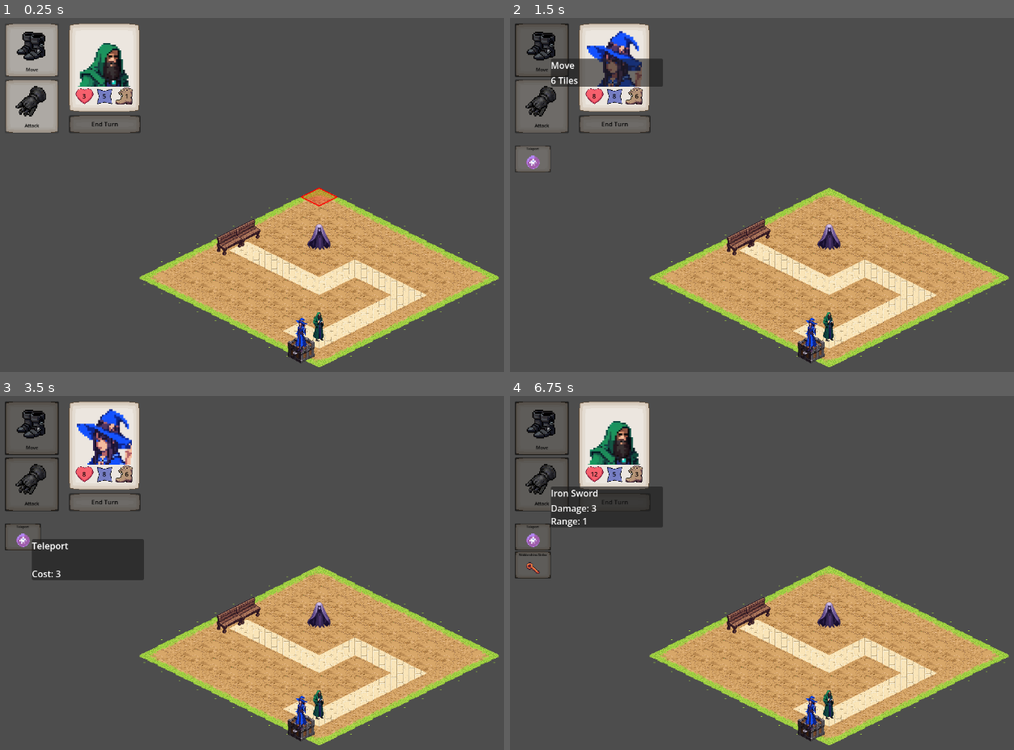
Above: before the commit, frames 1-4 (two rows, left to right).
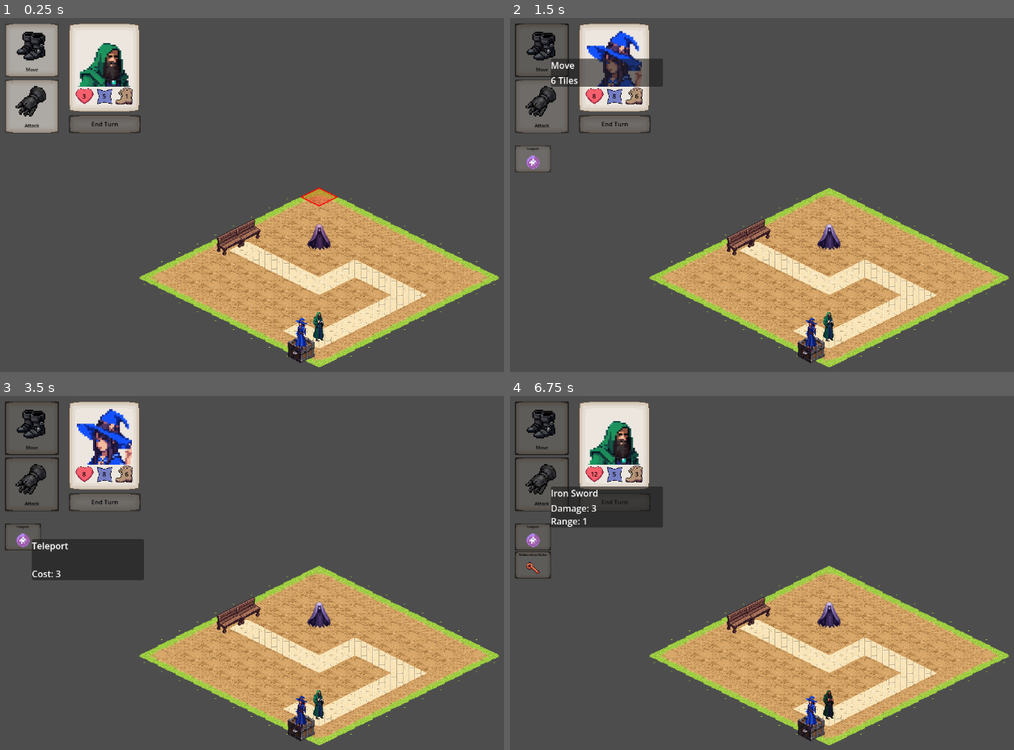
Above: after the commit, the same moments.

Repository: thesackofeyes/Spooks
Game: Godot game, scene res://Scenes/main.tscn
The game is run twice, just before and just after one commit, with the same random seed, the same clock (stepped at 60 frames per second) and the same inputs.
Inputs:
- Up to frame 1 (0.25 s): no input
- Up to frame 2 (1.5 s): click "End Turn" at 0.5 s; click "Move" at 1.25 s
- Up to frame 3 (3.5 s): click "Attack" at 2 s; click "Teleport" at 2.75 s
- Up to frame 4 (6.75 s): click "End Turn" at 3.5 s; click "Teleport" at 4.25 s; click "Widdershins Strike" at 5 s; click "Move" at 5.75 s; click "Attack" at 6.5 s

The runs differ from the first frame. In frame 1, less than 0.1% of the frame differs, in the area x 61-66%, y 58-64%; in frame 2, less than 0.1%; in frame 3, 0.1%, in the area x 58-61%, y 84-95%; in frame 4, less than 0.1%.

Commit message:
Add animation to sprite, to indicate the currently active unit

Diff:
--- a/Scenes/unit.tscn
+++ b/Scenes/unit.tscn
@@ -1,6 +1,44 @@
 [gd_scene format=3 uid="uid://chl8qhvvlnr2v"]
 
 [ext_resource type="Script" uid="uid://bqe6lh5ciky1i" path="res://Scripts/spook.gd" id="1_j3fvo"]
+
+[sub_resource type="Animation" id="Animation_yjw0f"]
+length = 0.001
+tracks/0/type = "value"
+tracks/0/imported = false
+tracks/0/enabled = true
+tracks/0/path = NodePath(".:modulate")
+tracks/0/interp = 1
+tracks/0/loop_wrap = true
+tracks/0/keys = {
+"times": PackedFloat32Array(0),
+"transitions": PackedFloat32Array(1),
+"update": 0,
+"values": [Color(1, 1, 1, 1)]
+}
+
+[sub_resource type="Animation" id="Animation_c86kq"]
+resource_name = "active_unit"
+length = 2.5
+loop_mode = 1
+tracks/0/type = "value"
+tracks/0/imported = false
+tracks/0/enabled = true
+tracks/0/path = NodePath(".:modulate")
+tracks/0/interp = 1
+tracks/0/loop_wrap = true
+tracks/0/keys = {
+"times": PackedFloat32Array(0, 0.76666665, 1.5666667),
+"transitions": PackedFloat32Array(1, 0.2871746, 1),
+"update": 0,
+"values": [Color(1, 1, 1, 1), Color(1, 0.5058824, 0.48235294, 1), Color(1, 1, 1, 1)]
+}
+
+[sub_resource type="AnimationLibrary" id="AnimationLibrary_8omp6"]
+_data = {
+&"RESET": SubResource("Animation_yjw0f"),
+&"active_unit": SubResource("Animation_c86kq")
+}
 
 [node name="Unit" type="Node2D" unique_id=687606312]
 y_sort_enabled = true
@@ -9,3 +47,6 @@
 [node name="Sprite2D" type="Sprite2D" parent="." unique_id=1236342330]
 position = Vector2(0, -25)
 scale = Vector2(0.6, 0.6)
+
+[node name="AnimationPlayer" type="AnimationPlayer" parent="Sprite2D" unique_id=1412366795]
+libraries/ = SubResource("AnimationLibrary_8omp6")
--- a/Scripts/combat.gd
+++ b/Scripts/combat.gd
@@ -206,7 +206,7 @@
 
 
 func _on_end_turn_pressed() -> void:
-	TurnManager.end_turn()
+	current_unit.end_turn()
 
 func _on_move_button_toggled(toggled_on: bool, source: BaseButton) -> void:
 	if toggled_on == true:
--- a/Scripts/spook.gd
+++ b/Scripts/spook.gd
@@ -4,6 +4,7 @@
 @export var data: UnitData
 
 @onready var sprite = $Sprite2D
+@onready var sprite_animation_player = $Sprite2D/AnimationPlayer
 @onready var combat_node = get_parent().get_parent()
 var state_machine: Dictionary = {}
 var current_state
@@ -28,6 +29,11 @@
 
 func start_turn():
 	change_state("Idle")
+	sprite_animation_player.play("active_unit")
+
+func end_turn():
+	sprite_animation_player.stop()
+	TurnManager.end_turn()
 
 func change_state(new_state: String):
 	if current_state != null:
Not shown, changed: Todos.txt
